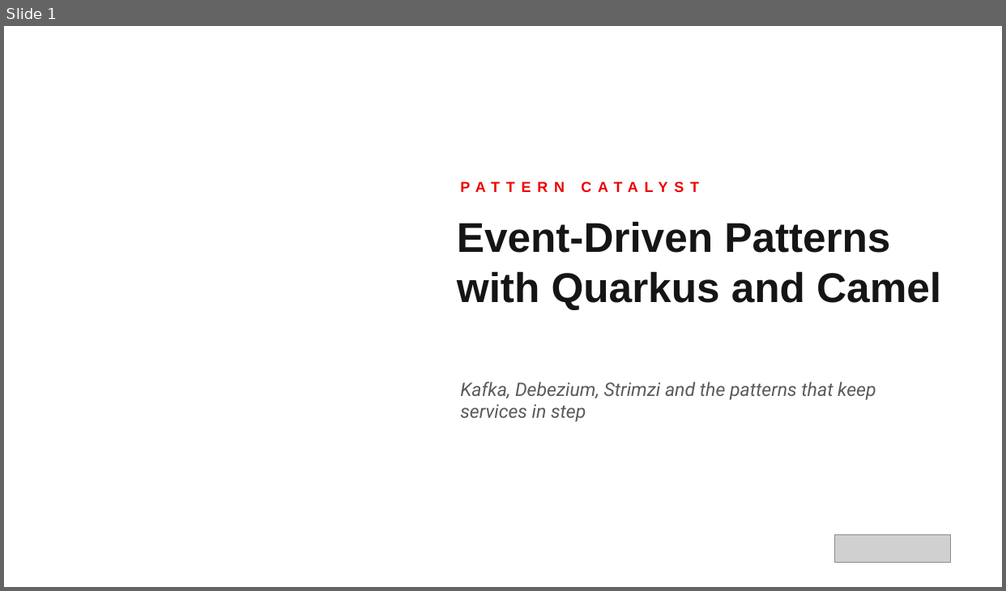
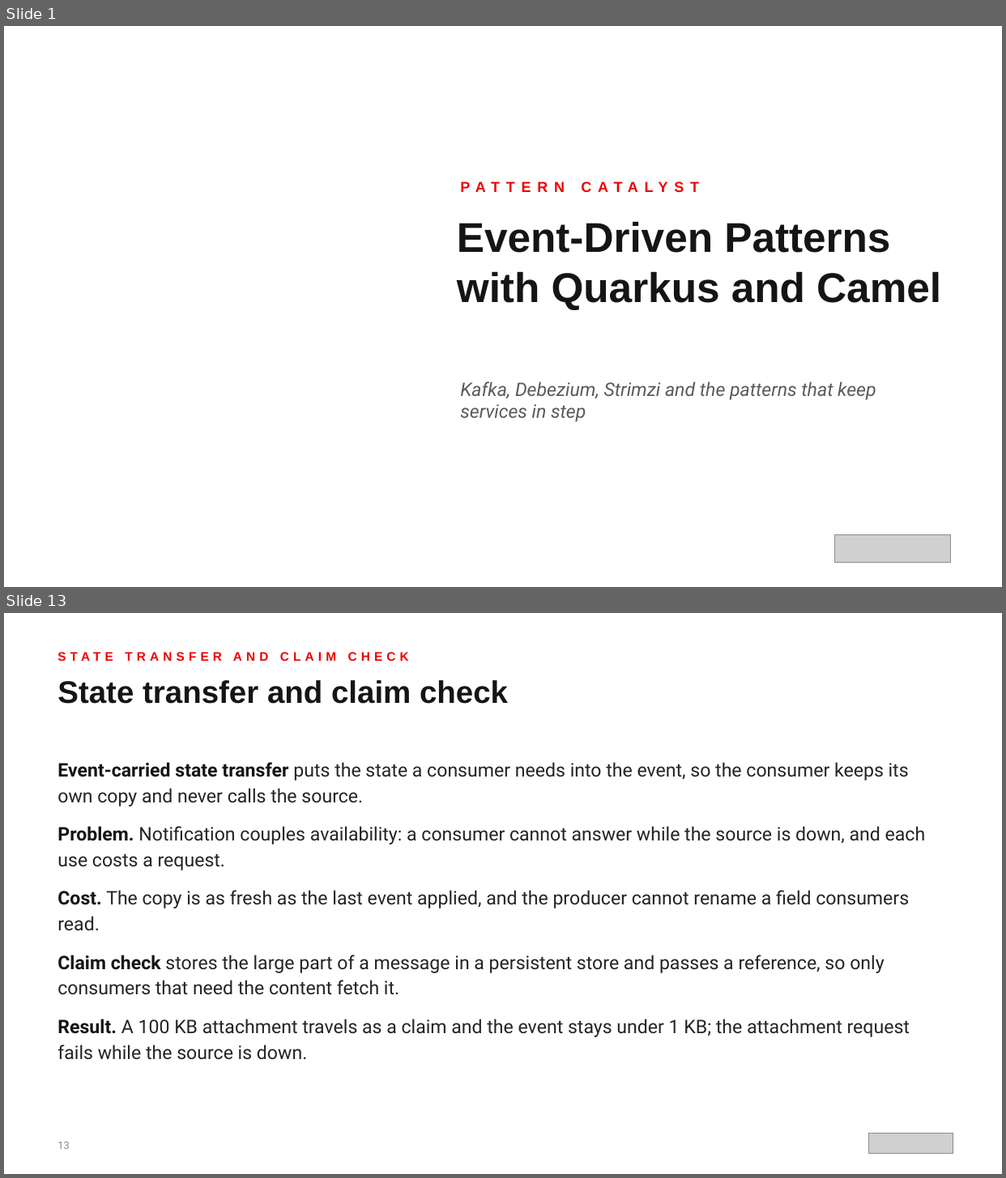
Before and after one commit to patterncatalyst/event-driven-patterns-with-quarkus-and-camel, a slide deck: lgtm-presentation/Event-Driven-Patterns-with-Quarkus-and-Camel.pptx. Shown one above the other, each under a label of ours: slide 1 before the commit, slides 1 and 13 after it; the slides between them are not shown. The pictures are 1006x591 and 1006x1178 pixels, drawn with LibreOffice and Linux fonts; fonts in the diff are those of the drawing; grey boxes stand for pictures; background and template pictures are left out. Boxes give left, top, right and bottom in pixels: in the first picture for what was removed or moved away, otherwise in the second. Text is boxed around its words. In the diff, an @@ line names an element or a change of style, - is before the commit and + after.

Commit message:
chore(r15.0): deck sections, text copy, evidence map

```diff
--- a/lgtm-presentation/Event-Driven-Patterns-with-Quarkus-and-Camel.pptx
+++ b/lgtm-presentation/Event-Driven-Patterns-with-Quarkus-and-Camel.pptx
@@ slide 13 added at bbox=[4, 613, 1002, 1174], background #FFFFFF @@
@@ text added at bbox=[57, 652, 409, 661], 12 pt, text #EE0000, bold @@
+STATE TRANSFER AND CLAIM CHECK
@@ text added at bbox=[57, 680, 508, 704], 30 pt, text #151515, bold @@
+State transfer and claim check
@@ text added at bbox=[57, 762, 926, 1060], 18 pt, text #242424 @@
+● Event-carried state transfer puts the state a consumer needs into the event, so the consumer keeps its own copy and never calls the source.
+● Problem. Notification couples availability: a consumer cannot answer while the source is down, and each use costs a request.
+● Cost. The copy is as fresh as the last event applied, and the producer cannot rename a field consumers read.
+● Claim check stores the large part of a message in a persistent store and passes a reference, so only consumers that need the content fetch it.
+● Result. A 100 KB attachment travels as a claim and the event stays under 1 KB; the attachment request fails while the source is down.
@@ text added at bbox=[57, 1142, 69, 1149], 10 pt, text #8A8A8A @@
+13
@@ picture added at bbox=[868, 1133, 953, 1153] @@
```
Also in this commit, not shown: 118 other slides added, 1 slide removed, 11 other files.
